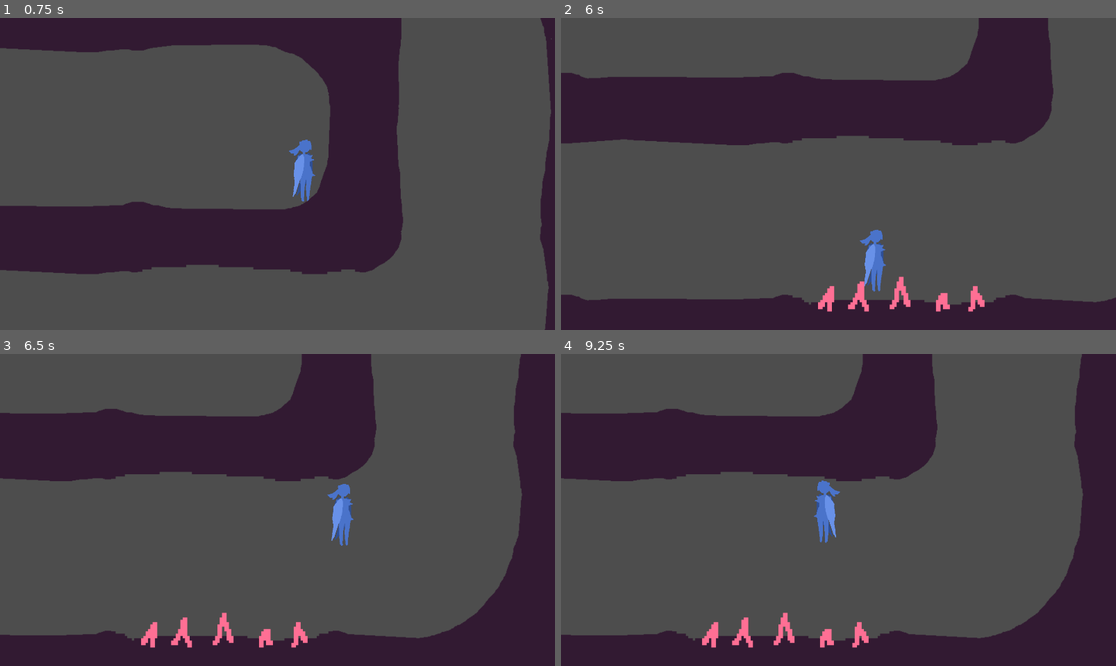
Above: before the commit, frames 1-4 (two rows, left to right).
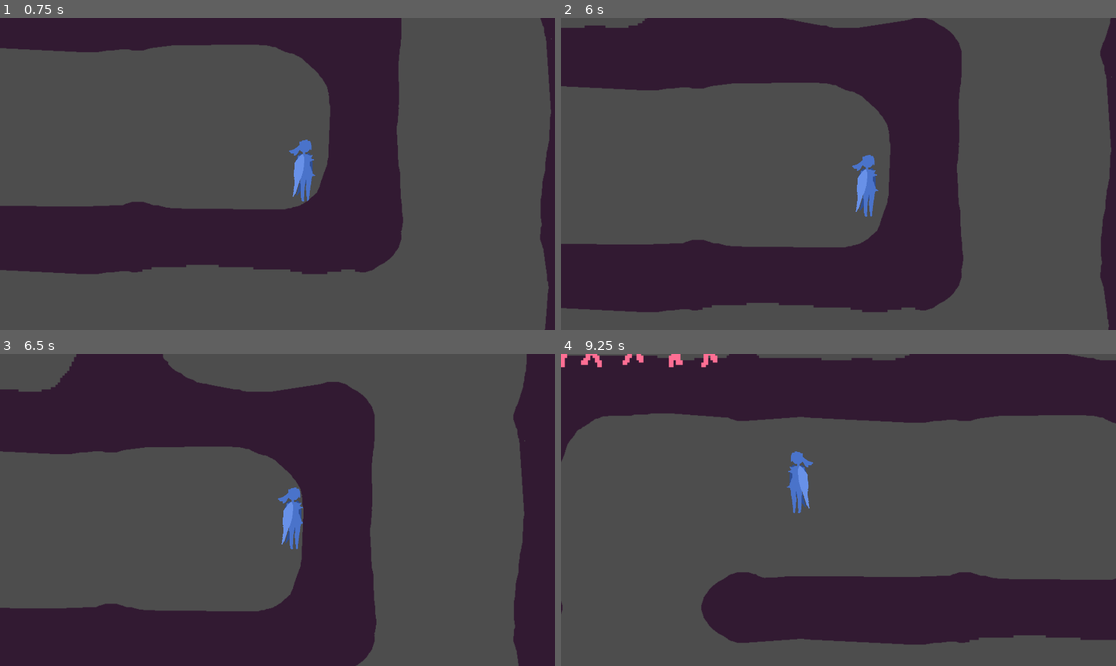
Above: after the commit, the same moments.

Repository: emeryplyler/Paths
Game: Godot game, scene res://main_game_scene/root.tscn
The game is run twice, just before and just after one commit, with the same random seed, the same clock (stepped at 60 frames per second) and the same inputs.
Inputs:
- Up to frame 1 (0.75 s): hold D (Right) from 0.53 s (still down)
- Up to frame 2 (6 s): tap Space (Jump) at 0.77, 1.52, 3.02, 3.77, 4.52 s; release D (Right) at 2.03 s; hold A (Left) 2.03-4.28 s; hold D (Right) from 4.28 s (still down)
- Up to frame 3 (6.5 s): keep holding D (Right); tap Space (Jump) at 6.02 s
- Up to frame 4 (9.25 s): tap Space (Jump) at 6.77, 7.52, 9.02 s; release D (Right) at 8.03 s; hold A (Left) from 8.03 s (still down)

Frame 1 is identical in both runs. In frame 2, 56% of the frame differs, in the area x 0-100%, y 0-100%; in frame 3, 29%; in frame 4, 52%.

Commit message:
HAZARDS ARE WORKING!

Diff:
--- a/assets/environment/defaultwallstileset.tres
+++ b/assets/environment/defaultwallstileset.tres
@@ -16,6 +16,8 @@
 0:0/0/physics_layer_0/polygon_1/points = PackedVector2Array(-120.444, -192, -124.809, -175.805, -146.239, -151.994, -171.638, -136.516, -192, -130.961, -192, -192)
 0:0/0/physics_layer_0/polygon_2/points = PackedVector2Array(-192, 192, -120.25, 192, -129.25, 166.5, -153.75, 143, -177.75, 131.5, -192, 131.5)
 0:0/0/physics_layer_0/polygon_3/points = PackedVector2Array(192, 192, 120.047, 192, 127.19, 169.455, 149.414, 147.628, 169.653, 134.135, 192, 130.961)
+0:0/0/physics_layer_1/linear_velocity = Vector2(0, 0)
+0:0/0/physics_layer_1/angular_velocity = 0.0
 1:0/next_alternative_id = 2
 1:0/0 = 0
 1:0/0/physics_layer_0/linear_velocity = Vector2(0, 0)
@@ -23,74 +25,104 @@
 1:0/0/physics_layer_0/polygon_0/points = PackedVector2Array(192, -192, 192, -132.451, 45.962, -123.744, -102.453, -129.18, -192, -130.961, -192, -192)
 1:0/0/physics_layer_0/polygon_1/points = PackedVector2Array(-192, 192, -117.5, 192, -127.5, 166.5, -153.75, 143, -176, 132.5, -192, 131.5)
 1:0/0/physics_layer_0/polygon_2/points = PackedVector2Array(192, 192, 120.047, 192, 127.19, 169.455, 146, 149, 169.653, 134.135, 192, 130.961)
+1:0/0/physics_layer_1/linear_velocity = Vector2(0, 0)
+1:0/0/physics_layer_1/angular_velocity = 0.0
 2:0/0 = 0
 2:0/0/physics_layer_0/linear_velocity = Vector2(0, 0)
 2:0/0/physics_layer_0/angular_velocity = 0.0
 2:0/0/physics_layer_0/polygon_0/points = PackedVector2Array(120.208, -192, 138.898, -120.642, 141.279, -40.4787, 126, 6, 138.104, 73.0204, 124.611, 192, 192, 192, 192, -192)
 2:0/0/physics_layer_0/polygon_1/points = PackedVector2Array(-120.444, -192, -126.622, -170.089, -144.891, -150.561, -168.829, -134.182, -192, -130.961, -192, -192)
 2:0/0/physics_layer_0/polygon_2/points = PackedVector2Array(-192, 192, -120.322, 192, -127.882, 166.31, -153.75, 143, -177.75, 131.5, -192, 131.5)
+2:0/0/physics_layer_1/linear_velocity = Vector2(0, 0)
+2:0/0/physics_layer_1/angular_velocity = 0.0
 3:0/0 = 0
 3:0/0/physics_layer_0/linear_velocity = Vector2(0, 0)
 3:0/0/physics_layer_0/angular_velocity = 0.0
 3:0/0/physics_layer_0/polygon_0/points = PackedVector2Array(192, -192, 192, 192, 120.952, 192, 143.631, 113.393, 143.631, -60.4762, 69.9256, -126.622, -6.92957, -148.041, -93.8641, -146.151, -192, -130.961, -192, -192)
 3:0/0/physics_layer_0/polygon_1/points = PackedVector2Array(-192, 192, -120.25, 192, -129.25, 166.5, -153.75, 143, -177.75, 131.5, -192, 131.5)
+3:0/0/physics_layer_1/linear_velocity = Vector2(0, 0)
+3:0/0/physics_layer_1/angular_velocity = 0.0
 0:1/0 = 0
 0:1/0/physics_layer_0/linear_velocity = Vector2(0, 0)
 0:1/0/physics_layer_0/angular_velocity = 0.0
 0:1/0/physics_layer_0/polygon_0/points = PackedVector2Array(-192, 192, -192, 132.451, -149.931, 139.221, -53.5466, 139.221, 86.9346, 136.701, 192, 130.961, 192, 192)
 0:1/0/physics_layer_0/polygon_1/points = PackedVector2Array(192, -192, 117.5, -192, 127.5, -166.5, 153.75, -143, 176, -132.5, 192, -131.5)
 0:1/0/physics_layer_0/polygon_2/points = PackedVector2Array(-192, -192, -120.047, -192, -127.19, -169.455, -146, -149, -169.653, -134.135, -192, -130.961)
+0:1/0/physics_layer_1/linear_velocity = Vector2(0, 0)
+0:1/0/physics_layer_1/angular_velocity = 0.0
 1:1/0 = 0
 1:1/0/physics_layer_0/linear_velocity = Vector2(0, 0)
 1:1/0/physics_layer_0/angular_velocity = 0.0
 1:1/0/physics_layer_0/polygon_0/points = PackedVector2Array(192, -192, 192, -132.744, 91.7626, -130.071, -6.2363, -133.635, -97.9989, -138.98, -192, -130.961, -192, -192)
 1:1/0/physics_layer_0/polygon_1/points = PackedVector2Array(-192, 192, 192, 192, 192, 127.398, 170.162, 138.089, -154.125, 141.653, -192, 127.398)
+1:1/0/physics_layer_1/linear_velocity = Vector2(0, 0)
+1:1/0/physics_layer_1/angular_velocity = 0.0
 2:1/0 = 0
 2:1/0/physics_layer_0/linear_velocity = Vector2(0, 0)
 2:1/0/physics_layer_0/angular_velocity = 0.0
 2:1/0/physics_layer_0/polygon_0/points = PackedVector2Array(192, 192, -192, 192, -192, 128, -116, 141, -33, 146, 38, 119, 103, 51, 128, -23, 137, -120, 121, -192, 192, -192)
 2:1/0/physics_layer_0/polygon_1/points = PackedVector2Array(-192, -192, -192, -129.142, -168.199, -136.701, -147.411, -149.931, -128.512, -166.31, -117.803, -192)
+2:1/0/physics_layer_1/linear_velocity = Vector2(0, 0)
+2:1/0/physics_layer_1/angular_velocity = 0.0
 3:1/0 = 0
 3:1/0/physics_layer_0/linear_velocity = Vector2(0, 0)
 3:1/0/physics_layer_0/angular_velocity = 0.0
 3:1/0/physics_layer_0/polygon_0/points = PackedVector2Array(192, 192, 192, -192, -192, -192, -192, -132, -122.944, -141 …(195 unchanged characters)…
+3:1/0/physics_layer_1/linear_velocity = Vector2(0, 0)
+3:1/0/physics_layer_1/angular_velocity = 0.0
 0:2/0 = 0
 0:2/0/physics_layer_0/linear_velocity = Vector2(0, 0)
 0:2/0/physics_layer_0/angular_velocity = 0.0
 0:2/0/physics_layer_0/polygon_0/points = PackedVector2Array(-192, -192, -123.024, -192, -130.961, -52.3842, -134.929, 116.674, -122.23, 192, -192, 192)
 0:2/0/physics_layer_0/polygon_1/points = PackedVector2Array(192, 192, 192, 130.167, 165.883, 136.516, 143, 153.75, 126.198, 171.439, 119.055, 192)
 0:2/0/physics_layer_0/polygon_2/points = PackedVector2Array(192, -192, 192, -130.167, 172.233, -134.929, 149, -146, 128.579, -167.471, 117.468, -192)
+0:2/0/physics_layer_1/linear_velocity = Vector2(0, 0)
+0:2/0/physics_layer_1/angular_velocity = 0.0
 1:2/0 = 0
 1:2/0/physics_layer_0/linear_velocity = Vector2(0, 0)
 1:2/0/physics_layer_0/angular_velocity = 0.0
 1:2/0/physics_layer_0/polygon_0/points = PackedVector2Array(-192, -192, 192, -192, 192, -131.853, 78.3991, -145.216, -49.8903, -138.98, -97.9989, -114.926, -119.38, -79.29, -132.744, 4.45447, -134.526, 96.217, -122.212, 192, -192, 192)
 1:2/0/physics_layer_0/polygon_1/points = PackedVector2Array(192, 192, 192, 129.401, 161.22, 139.3, 143, 153.75, 126.572, 172.534, 123.037, 192)
+1:2/0/physics_layer_1/linear_velocity = Vector2(0, 0)
+1:2/0/physics_layer_1/angular_velocity = 0.0
 2:2/0 = 0
 2:2/0/physics_layer_0/linear_velocity = Vector2(0, 0)
 2:2/0/physics_layer_0/angular_velocity = 0.0
 2:2/0/physics_layer_0/polygon_0/points = PackedVector2Array(-192, -192, -118.433, -192, -126.992, -90.4819, -124.611, -36.5102, -127.786, 8.73068, -118.261, 159.534, -123.024, 192, -192, 192)
 2:2/0/physics_layer_0/polygon_1/points = PackedVector2Array(192, 192, 192, -192, 121.436, -192, 134.929, -135.723, 139.691, 0.793701, 122.23, 111.912, 123.817, 192)
+2:2/0/physics_layer_1/linear_velocity = Vector2(0, 0)
+2:2/0/physics_layer_1/angular_velocity = 0.0
 3:2/0 = 0
 3:2/0/physics_layer_0/linear_velocity = Vector2(0, 0)
 3:2/0/physics_layer_0/angular_velocity = 0.0
 3:2/0/physics_layer_0/polygon_0/points = PackedVector2Array(192, -192, -192, -192, -192, 192, -123.744, 192, -134.35, 1 …(224 unchanged characters)…
+3:2/0/physics_layer_1/linear_velocity = Vector2(0, 0)
+3:2/0/physics_layer_1/angular_velocity = 0.0
 0:3/0 = 0
 0:3/0/physics_layer_0/linear_velocity = Vector2(0, 0)
 0:3/0/physics_layer_0/angular_velocity = 0.0
 0:3/0/physics_layer_0/polygon_0/points = PackedVector2Array(-192, 192, -192, -192, -120.952, -192, -130.108, -106.066, -115.966, 54.4472, -94.7523, 104.652, -48.0833, 132.229, 48.0833, 147.785, 192, 130.961, 192, 192)
 0:3/0/physics_layer_0/polygon_1/points = PackedVector2Array(192, -192, 120.25, -192, 129.25, -166.5, 150, -146.5, 174, -132.5, 192, -131.5)
+0:3/0/physics_layer_1/linear_velocity = Vector2(0, 0)
+0:3/0/physics_layer_1/angular_velocity = 0.0
 1:3/0 = 0
 1:3/0/physics_layer_0/linear_velocity = Vector2(0, 0)
 1:3/0/physics_layer_0/angular_velocity = 0.0
 1:3/0/physics_layer_0/polygon_0/points = PackedVector2Array(-192, -192, -192, 192, 192, 192, 192, 132, 152.735, 144.957 …(199 unchanged characters)…
+1:3/0/physics_layer_1/linear_velocity = Vector2(0, 0)
+1:3/0/physics_layer_1/angular_velocity = 0.0
 2:3/0 = 0
 2:3/0/physics_layer_0/linear_velocity = Vector2(0, 0)
 2:3/0/physics_layer_0/angular_velocity = 0.0
 2:3/0/physics_layer_0/polygon_0/points = PackedVector2Array(-192, 192, 192, 192, 192, -192, 121.162, -192, 128, -130, 1 …(192 unchanged characters)…
+2:3/0/physics_layer_1/linear_velocity = Vector2(0, 0)
+2:3/0/physics_layer_1/angular_velocity = 0.0
 3:3/0 = 0
 3:3/0/physics_layer_0/linear_velocity = Vector2(0, 0)
 3:3/0/physics_layer_0/angular_velocity = 0.0
 3:3/0/physics_layer_0/polygon_0/points = PackedVector2Array(-192, 192, 192, 192, 192, -192, -192, -192)
+3:3/0/physics_layer_1/linear_velocity = Vector2(0, 0)
+3:3/0/physics_layer_1/angular_velocity = 0.0
 
 [sub_resource type="TileSetAtlasSource" id="TileSetAtlasSource_a8x1o"]
 resource_name = "Hazards1"
@@ -99,67 +131,105 @@
 0:0/0 = 0
 0:0/0/physics_layer_0/linear_velocity = Vector2(0, 0)
 0:0/0/physics_layer_0/angular_velocity = 0.0
+0:0/0/physics_layer_1/linear_velocity = Vector2(0, 0)
+0:0/0/physics_layer_1/angular_velocity = 0.0
 1:0/0 = 0
 1:0/0/physics_layer_0/linear_velocity = Vector2(0, 0)
 1:0/0/physics_layer_0/angular_velocity = 0.0
-1:0/0/physics_layer_0/polygon_0/points = PackedVector2Array(192, -192, 192, -132.451, -192, -130.961, -192, -192)
+1:0/0/physics_layer_0/polygon_0/points = PackedVector2Array(192, -192, 192, -130.071, 160.362, -145.217, -192, -143.435, -192, -192)
 1:0/0/physics_layer_0/polygon_1/points = PackedVector2Array(-192, 192, -117.5, 192, -127.5, 166.5, -153.75, 143, -176, 132.5, -192, 131.5)
 1:0/0/physics_layer_0/polygon_2/points = PackedVector2Array(192, 192, 120.047, 192, 127.19, 169.455, 146, 149, 169.653, 134.135, 192, 130.961)
+1:0/0/physics_layer_1/linear_velocity = Vector2(0, 0)
+1:0/0/physics_layer_1/angular_velocity = 0.0
+1:0/0/physics_layer_1/polygon_0/points = PackedVector2Array(-138, -86, 134, -96, 138, -164, -143, -156)
 2:0/0 = 0
 2:0/0/physics_layer_0/linear_velocity = Vector2(0, 0)
 2:0/0/physics_layer_0/angular_velocity = 0.0
-2:0/0/physics_layer_0/polygon_0/points = PackedVector2Array(120.208, -192, 120.915, 192, 192, 192, 192, -192)
+2:0/0/physics_layer_0/polygon_0/points = PackedVector2Array(120.208, -192, 148, -108, 140, 156, 120.915, 192, 192, 192, 192, -192)
 2:0/0/physics_layer_0/polygon_1/points = PackedVector2Array(-120.444, -192, -126.622, -170.089, -144.891, -150.561, -168.829, -134.182, -192, -130.961, -192, -192)
 2:0/0/physics_layer_0/polygon_2/points = PackedVector2Array(-192, 192, -120.322, 192, -127.882, 166.31, -153.75, 143, -177.75, 131.5, -192, 131.5)
+2:0/0/physics_layer_1/linear_velocity = Vector2(0, 0)
+2:0/0/physics_layer_1/angular_velocity = 0.0
+2:0/0/physics_layer_1/polygon_0/points = PackedVector2Array(152, -144, 154, 126, 110, 106, 112, -126)
 3:0/0 = 0
 3:0/0/physics_layer_0/linear_velocity = Vector2(0, 0)
 3:0/0/physics_layer_0/angular_velocity = 0.0
+3:0/0/physics_layer_1/linear_velocity = Vector2(0, 0)
+3:0/0/physics_layer_1/angular_velocity = 0.0
 0:1/0 = 0
 0:1/0/physics_layer_0/linear_velocity = Vector2(0, 0)
 0:1/0/physics_layer_0/angular_velocity = 0.0
-0:1/0/physics_layer_0/polygon_0/points = PackedVector2Array(-192, 192, -192, 132.451, 192, 130.961, 192, 192)
+0:1/0/physics_layer_0/polygon_0/points = PackedVector2Array(-192, 192, -192, 138, 192, 142, 192, 192)
 0:1/0/physics_layer_0/polygon_1/points = PackedVector2Array(192, -192, 117.5, -192, 127.5, -166.5, 153.75, -143, 176, -132.5, 192, -131.5)
 0:1/0/physics_layer_0/polygon_2/points = PackedVector2Array(-192, -192, -120.047, -192, -127.19, -169.455, -146, -149, -169.653, -134.135, -192, -130.961)
+0:1/0/physics_layer_1/linear_velocity = Vector2(0, 0)
+0:1/0/physics_layer_1/angular_velocity = 0.0
+0:1/0/physics_layer_1/polygon_0/points = PackedVector2Array(-150, 156, 134, 158, 102, 104, -130, 102)
 1:1/0 = 0
 1:1/0/physics_layer_0/linear_velocity = Vector2(0, 0)
 1:1/0/physics_layer_0/angular_velocity = 0.0
-1:1/0/physics_layer_0/polygon_0/points = PackedVector2Array(192, -192, 192, -139, -192, -140, -192, -192)
+1:1/0/physics_layer_0/polygon_0/points = PackedVector2Array(192, -192, 192, -146, -192, -146, -192, -192)
 1:1/0/physics_layer_0/polygon_1/points = PackedVector2Array(-192, 192, 192, 192, 192, 130, -192, 134)
+1:1/0/physics_layer_1/linear_velocity = Vector2(0, 0)
+1:1/0/physics_layer_1/angular_velocity = 0.0
+1:1/0/physics_layer_1/polygon_0/points = PackedVector2Array(-152, -168, 172, -164, 140, -106, -124, -106)
 2:1/0 = 0
 2:1/0/physics_layer_0/linear_velocity = Vector2(0, 0)
 2:1/0/physics_layer_0/angular_velocity = 0.0
+2:1/0/physics_layer_1/linear_velocity = Vector2(0, 0)
+2:1/0/physics_layer_1/angular_velocity = 0.0
 3:1/0 = 0
 3:1/0/physics_layer_0/linear_velocity = Vector2(0, 0)
 3:1/0/physics_layer_0/angular_velocity = 0.0
+3:1/0/physics_layer_1/linear_velocity = Vector2(0, 0)
+3:1/0/physics_layer_1/angular_velocity = 0.0
 0:2/0 = 0
 0:2/0/physics_layer_0/linear_velocity = Vector2(0, 0)
 0:2/0/physics_layer_0/angular_velocity = 0.0
-0:2/0/physics_layer_0/polygon_0/points = PackedVector2Array(-192, -192, -123.024, -192, -122.23, 192, -192, 192)
+0:2/0/physics_layer_0/polygon_0/points = PackedVector2Array(-192, -192, -136, -192, -144, 128, -132, 192, -192, 192)
 0:2/0/physics_layer_0/polygon_1/points = PackedVector2Array(192, 192, 192, 130.167, 165.883, 136.516, 143, 153.75, 126.198, 171.439, 119.055, 192)
 0:2/0/physics_layer_0/polygon_2/points = PackedVector2Array(192, -192, 192, -130.167, 172.233, -134.929, 149, -146, 128.579, -167.471, 117.468, -192)
+0:2/0/physics_layer_1/linear_velocity = Vector2(0, 0)
+0:2/0/physics_layer_1/angular_velocity = 0.0
+0:2/0/physics_layer_1/polygon_0/points = PackedVector2Array(-108, -140, -148, -146, -154, 152, -114, 130)
 1:2/0 = 0
 1:2/0/physics_layer_0/linear_velocity = Vector2(0, 0)
 1:2/0/physics_layer_0/angular_velocity = 0.0
+1:2/0/physics_layer_1/linear_velocity = Vector2(0, 0)
+1:2/0/physics_layer_1/angular_velocity = 0.0
 2:2/0 = 0
 2:2/0/physics_layer_0/linear_velocity = Vector2(0, 0)
 2:2/0/physics_layer_0/angular_velocity = 0.0
 2:2/0/physics_layer_0/polygon_0/points = PackedVector2Array(-192, -192, -118.433, -192, -123.024, 192, -192, 192)
 2:2/0/physics_layer_0/polygon_1/points = PackedVector2Array(192, 192, 192, -192, 130, -192, 132, 192)
+2:2/0/physics_layer_1/linear_velocity = Vector2(0, 0)
+2:2/0/physics_layer_1/angular_velocity = 0.0
+2:2/0/physics_layer_1/polygon_0/points = PackedVector2Array(-140, -156, -96, -136, -106, 106, -144, 140)
 3:2/0 = 0
 3:2/0/physics_layer_0/linear_velocity = Vector2(0, 0)
 3:2/0/physics_layer_0/angular_velocity = 0.0
+3:2/0/physics_layer_1/linear_velocity = Vector2(0, 0)
+3:2/0/physics_layer_1/angular_velocity = 0.0
 0:3/0 = 0
 0:3/0/physics_layer_0/linear_velocity = Vector2(0, 0)
 0:3/0/physics_layer_0/angular_velocity = 0.0
+0:3/0/physics_layer_1/linear_velocity = Vector2(0, 0)
+0:3/0/physics_layer_1/angular_velocity = 0.0
 1:3/0 = 0
 1:3/0/physics_layer_0/linear_velocity = Vector2(0, 0)
 1:3/0/physics_layer_0/angular_velocity = 0.0
+1:3/0/physics_layer_1/linear_velocity = Vector2(0, 0)
+1:3/0/physics_layer_1/angular_velocity = 0.0
 2:3/0 = 0
 2:3/0/physics_layer_0/linear_velocity = Vector2(0, 0)
 2:3/0/physics_layer_0/angular_velocity = 0.0
+2:3/0/physics_layer_1/linear_velocity = Vector2(0, 0)
+2:3/0/physics_layer_1/angular_velocity = 0.0
 3:3/0 = 0
 3:3/0/physics_layer_0/linear_velocity = Vector2(0, 0)
 3:3/0/physics_layer_0/angular_velocity = 0.0
+3:3/0/physics_layer_1/linear_velocity = Vector2(0, 0)
+3:3/0/physics_layer_1/angular_velocity = 0.0
 
 [sub_resource type="TileSetAtlasSource" id="TileSetAtlasSource_hcaav"]
 resource_name = "Hazards2"
@@ -168,60 +238,96 @@
 0:0/0 = 0
 0:0/0/physics_layer_0/linear_velocity = Vector2(0, 0)
 0:0/0/physics_layer_0/angular_velocity = 0.0
+0:0/0/physics_layer_1/linear_velocity = Vector2(0, 0)
+0:0/0/physics_layer_1/angular_velocity = 0.0
 1:0/0 = 0
 1:0/0/physics_layer_0/linear_velocity = Vector2(0, 0)
 1:0/0/physics_layer_0/angular_velocity = 0.0
+1:0/0/physics_layer_1/linear_velocity = Vector2(0, 0)
+1:0/0/physics_layer_1/angular_velocity = 0.0
 2:0/0 = 0
 2:0/0/physics_layer_0/linear_velocity = Vector2(0, 0)
 2:0/0/physics_layer_0/angular_velocity = 0.0
+2:0/0/physics_layer_1/linear_velocity = Vector2(0, 0)
+2:0/0/physics_layer_1/angular_velocity = 0.0
 3:0/0 = 0
 3:0/0/physics_layer_0/linear_velocity = Vector2(0, 0)
 3:0/0/physics_layer_0/angular_velocity = 0.0
+3:0/0/physics_layer_1/linear_velocity = Vector2(0, 0)
+3:0/0/physics_layer_1/angular_velocity = 0.0
 0:1/0 = 0
 0:1/0/physics_layer_0/linear_velocity = Vector2(0, 0)
 0:1/0/physics_layer_0/angular_velocity = 0.0
+0:1/0/physics_layer_1/linear_velocity = Vector2(0, 0)
+0:1/0/physics_layer_1/angular_velocity = 0.0
 1:1/0 = 0
 1:1/0/physics_layer_0/linear_velocity = Vector2(0, 0)
 1:1/0/physics_layer_0/angular_velocity = 0.0
 1:1/0/physics_layer_0/polygon_0/points = PackedVector2Array(192, -192, 192, -132.744, -192, -130.961, -192, -192)
-1:1/0/physics_layer_0/polygon_1/points = PackedVector2Array(-192, 192, 192, 192, 192, 127.398, -192, 127.398)
+1:1/0/physics_layer_0/polygon_1/points = PackedVector2Array(-192, 192, 192, 192, 192, 127.398, 142, 148, -136, 146, -192, 127.398)
+1:1/0/physics_layer_1/linear_velocity = Vector2(0, 0)
+1:1/0/physics_layer_1/angular_velocity = 0.0
+1:1/0/physics_layer_1/polygon_0/points = PackedVector2Array(-130, 110, 4, 102, 144, 110, 154, 162, -144, 164)
 2:1/0 = 0
 2:1/0/physics_layer_0/linear_velocity = Vector2(0, 0)
 2:1/0/physics_layer_0/angular_velocity = 0.0
+2:1/0/physics_layer_1/linear_velocity = Vector2(0, 0)
+2:1/0/physics_layer_1/angular_velocity = 0.0
 3:1/0 = 0
 3:1/0/physics_layer_0/linear_velocity = Vector2(0, 0)
 3:1/0/physics_layer_0/angular_velocity = 0.0
+3:1/0/physics_layer_1/linear_velocity = Vector2(0, 0)
+3:1/0/physics_layer_1/angular_velocity = 0.0
 0:2/0 = 0
 0:2/0/physics_layer_0/linear_velocity = Vector2(0, 0)
 0:2/0/physics_layer_0/angular_velocity = 0.0
+0:2/0/physics_layer_1/linear_velocity = Vector2(0, 0)
+0:2/0/physics_layer_1/angular_velocity = 0.0
 1:2/0 = 0
 1:2/0/physics_layer_0/linear_velocity = Vector2(0, 0)
 1:2/0/physics_layer_0/angular_velocity = 0.0
+1:2/0/physics_layer_1/linear_velocity = Vector2(0, 0)
+1:2/0/physics_layer_1/angular_velocity = 0.0
 2:2/0 = 0
 2:2/0/physics_layer_0/linear_velocity = Vector2(0, 0)
 2:2/0/physics_layer_0/angular_velocity = 0.0
 2:2/0/physics_layer_0/polygon_0/points = PackedVector2Array(-192, -192, -118.433, -192, -123.024, 192, -192, 192)
-2:2/0/physics_layer_0/polygon_1/points = PackedVector2Array(192, 192, 192, -192, 121.436, -192, 123.817, 192)
+2:2/0/physics_layer_0/polygon_1/points = PackedVector2Array(192, 192, 192, -192, 121.436, -192, 142, -124, 140, 148, 123.817, 192)
+2:2/0/physics_layer_1/linear_velocity = Vector2(0, 0)
+2:2/0/physics_layer_1/angular_velocity = 0.0
+2:2/0/physics_layer_1/polygon_0/points = PackedVector2Array(154, -146, 110, -126, 96, 160, 152, 174)
 3:2/0 = 0
 3:2/0/physics_layer_0/linear_velocity = Vector2(0, 0)
 3:2/0/physics_layer_0/angular_velocity = 0.0
+3:2/0/physics_layer_1/linear_velocity = Vector2(0, 0)
+3:2/0/physics_layer_1/angular_velocity = 0.0
 0:3/0 = 0
 0:3/0/physics_layer_0/linear_velocity = Vector2(0, 0)
 0:3/0/physics_layer_0/angular_velocity = 0.0
+0:3/0/physics_layer_1/linear_velocity = Vector2(0, 0)
+0:3/0/physics_layer_1/angular_velocity = 0.0
 1:3/0 = 0
 1:3/0/physics_layer_0/linear_velocity = Vector2(0, 0)
 1:3/0/physics_layer_0/angular_velocity = 0.0
+1:3/0/physics_layer_1/linear_velocity = Vector2(0, 0)
+1:3/0/physics_layer_1/angular_velocity = 0.0
 2:3/0 = 0
 2:3/0/physics_layer_0/linear_velocity = Vector2(0, 0)
 2:3/0/physics_layer_0/angular_velocity = 0.0
+2:3/0/physics_layer_1/linear_velocity = Vector2(0, 0)
+2:3/0/physics_layer_1/angular_velocity = 0.0
 3:3/0 = 0
 3:3/0/physics_layer_0/linear_velocity = Vector2(0, 0)
 3:3/0/physics_layer_0/angular_velocity = 0.0
+3:3/0/physics_layer_1/linear_velocity = Vector2(0, 0)
+3:3/0/physics_layer_1/angular_velocity = 0.0
 
 [resource]
 tile_size = Vector2i(384, 384)
 physics_layer_0/collision_layer = 4
 physics_layer_0/collision_mask = 2
+physics_layer_1/collision_layer = 8
+physics_layer_1/collision_mask = 2
 sources/0 = SubResource("TileSetAtlasSource_4bi0o")
 sources/1 = SubResource("TileSetAtlasSource_a8x1o")
 sources/2 = SubResource("TileSetAtlasSource_hcaav")
--- a/main_game_scene/Maze.gd
+++ b/main_game_scene/Maze.gd
@@ -46,6 +46,7 @@
 	Cam.limit_bottom = height * tile_size
 
 	# read saved data
+
 	starting_spot = Vector2(randi_range(0, width - 1), randi_range(0, height - 1)) # randomize start spot
 	Player.position = to_global(Map.map_to_local(starting_spot)) # teleport player to starting place
 	Player.get_node("Camera2D").reset_smoothing() # prevent camera from sliding over to player from prev pos
@@ -145,3 +146,9 @@
 	destroy_portal()
 	# TODO: do save data right here or something
 	level_gen()
+
+
+
+func _on_hazard_detector_body_entered(body):
+	Player.position = to_global(Map.map_to_local(starting_spot)) # teleport player to starting place
+	Player.get_node("Camera2D").reset_smoothing() # prevent camera from sliding over to player from prev pos
--- a/main_game_scene/root.tscn
+++ b/main_game_scene/root.tscn
@@ -43,6 +43,13 @@
 [node name="WallJumpTimer" type="Timer" parent="Player"]
 wait_time = 0.13
 
+[node name="HazardDetector" type="Area2D" parent="Player"]
+collision_layer = 2
+collision_mask = 8
+
+[node name="CollisionShape2D" type="CollisionShape2D" parent="Player/HazardDetector"]
+shape = SubResource("CapsuleShape2D_o2pi5")
+
 [node name="Maze" type="Node2D" parent="." node_paths=PackedStringArray("Map", "Player", "Cam")]
 script = ExtResource("3_jxabw")
 Map = NodePath("TileMap")
@@ -56,3 +63,5 @@
 layer_0/name = "Walls"
 
 [connection signal="timeout" from="Player/WallJumpTimer" to="Player" method="_on_wall_jump_timer_timeout"]
+[connection signal="body_entered" from="Player/HazardDetector" to="Player" method="_on_hazard_detector_body_entered"]
+[connection signal="body_entered" from="Player/HazardDetector" to="Maze" method="_on_hazard_detector_body_entered"]
--- a/player/PlayerMovement.gd
+++ b/player/PlayerMovement.gd
@@ -63,6 +63,14 @@
 			#velocity.y = move_toward(velocity.y, 0, SPEED)
 
 	move_and_slide()
+	#for i in get_slide_collision_count():
+		#var collision = get_slide_collision(i)
+		#var collider:TileMap = collision.get_collider()
+		#if collider.tile_set.get_physics_layer_collision_layer(0) == 8:
+			#print("Ow")
+		#else:
+			#print(collider.tile_set.get_physics_layer_collision_layer(0))
+	# TODO: detect collision with collision layer 4 (hazards)
 
 func flip():
 	facing_left = not facing_left
@@ -72,3 +80,11 @@
 
 func _on_wall_jump_timer_timeout():
 	is_wall_pushing = false
+
+# on_player_touch_hazard():
+#Player.position = to_global(Map.map_to_local(starting_spot)) # teleport player to starting place
+#Player.get_node("Camera2D").reset_smoothing() # prevent camera from sliding over to player from prev pos
+
+
+func _on_hazard_detector_body_entered(body):
+	print("ow")
--- a/project.godot
+++ b/project.godot
@@ -53,6 +53,7 @@
 2d_physics/layer_1="Interactables"
 2d_physics/layer_2="Player"
 2d_physics/layer_3="Terrain"
+2d_physics/layer_4="Hazards"
 
 [rendering]
 
